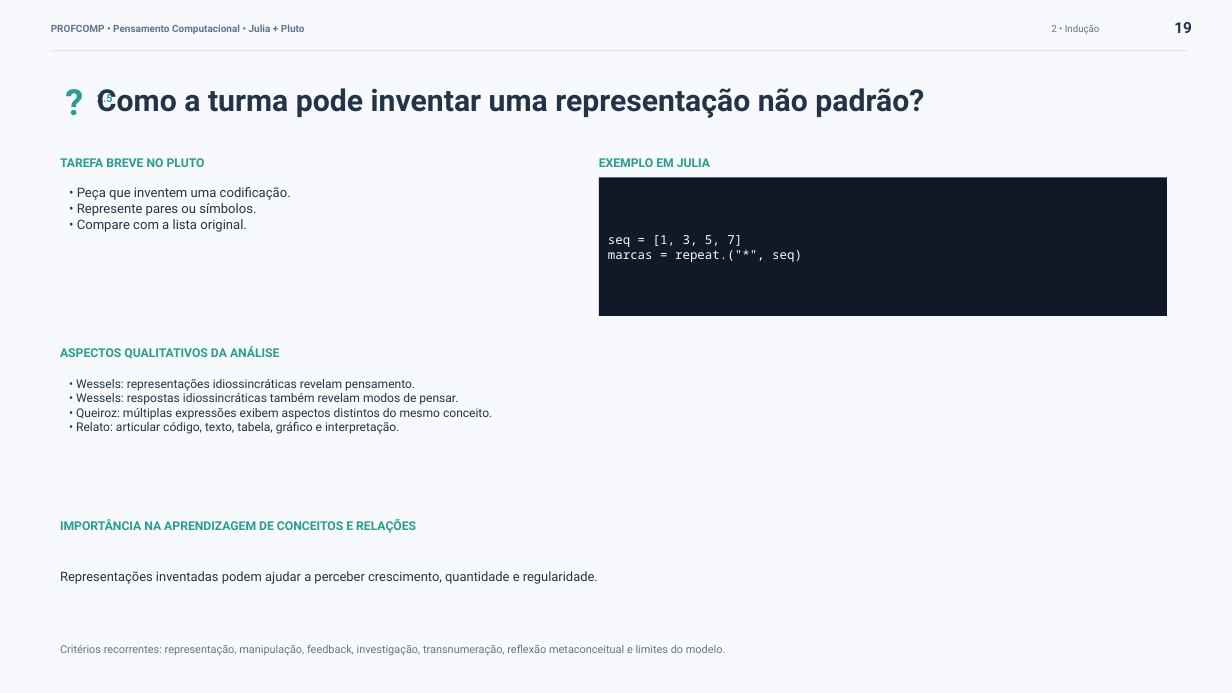
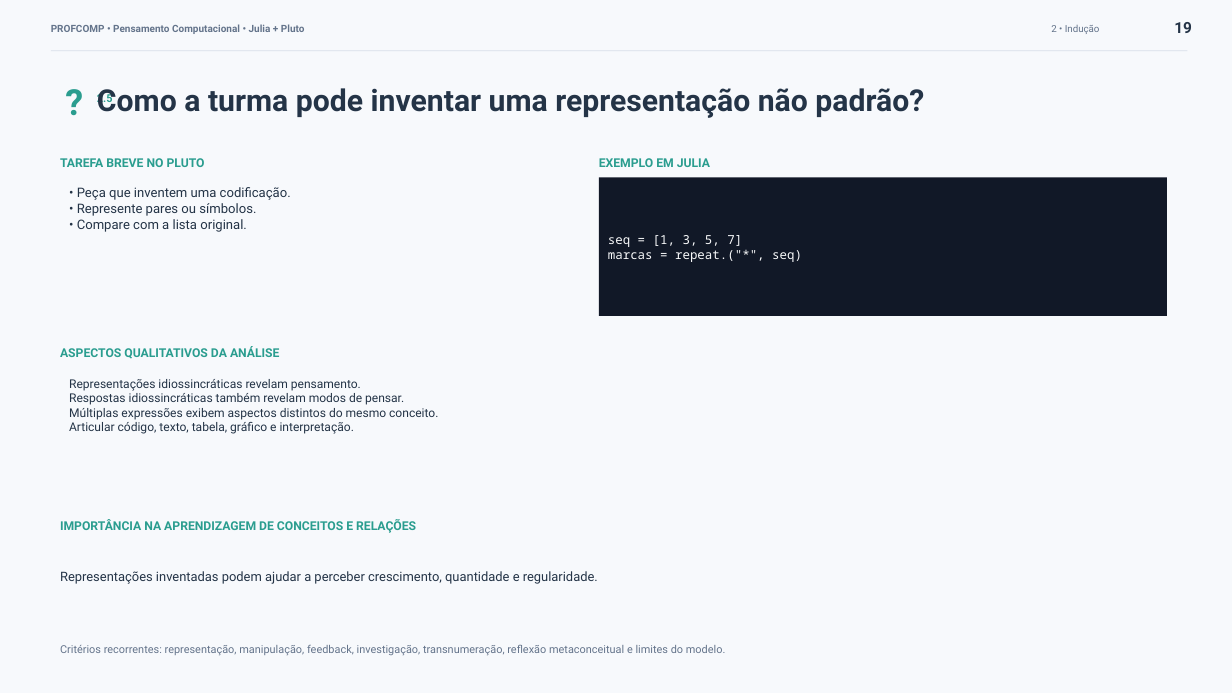
Before and after one commit to anaemilia/pensamento-computacional, a slide deck: slide 19 of Material_de_Apoio_Pratica_Perguntas/Perguntas_9_Blocos_x_10_Tarefas_Aulas01-09.pptx. Drawn at 1232x693 pixels with LibreOffice and Linux fonts; fonts in the diff are those of the drawing. Boxes give left, top, right and bottom in pixels: in the first picture for what was removed or moved away, otherwise in the second. Text is boxed around its words. In the diff, an @@ line names an element or a change of style, - is before the commit and + after.

Commit message:
Remove rotulos de nomes (Wessels:, Queiroz:, Relato:) dos slides de tarefas das Aulas 1-9 e do material de apoio

```diff
--- a/Material_de_Apoio_Pratica_Perguntas/Perguntas_9_Blocos_x_10_Tarefas_Aulas01-09.pptx
+++ b/Material_de_Apoio_Pratica_Perguntas/Perguntas_9_Blocos_x_10_Tarefas_Aulas01-09.pptx
@@ text at box(69, 379, 438, 434): text changed @@
-• Wessels: representações idiossincráticas revelam pensamento.
-• Wessels: respostas idiossincráticas também revelam modos de pensar.
-• Queiroz: múltiplas expressões exibem aspectos distintos do mesmo conceito.
-• Relato: articular código, texto, tabela, gráfico e interpretação.
+Representações idiossincráticas revelam pensamento.
+Respostas idiossincráticas também revelam modos de pensar.
+Múltiplas expressões exibem aspectos distintos do mesmo conceito.
+Articular código, texto, tabela, gráfico e interpretação.
```
Also in this commit, not shown: 89 other slides changed, 22 other files.
